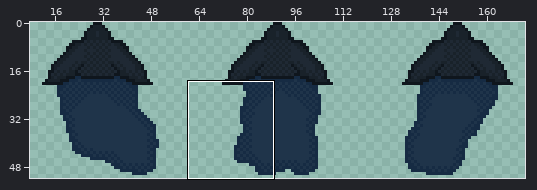
File history of a sprite sheet, Assets/Sprites/PJSombraSubiendo.png. Above: a wide view before the commit, with the close-up outlined.
Close-up. Before the edit:
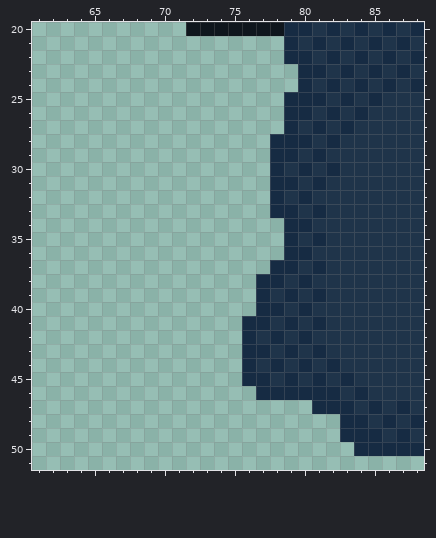
Colours within 5 levels of each other are drawn and written as one. Shown: x 61..88, y 20..51. The old version is drawn lined up with the new one. The wide view leaves out empty margins. The commit also changed other parts of the picture, which this record leaves out.
After the commit:
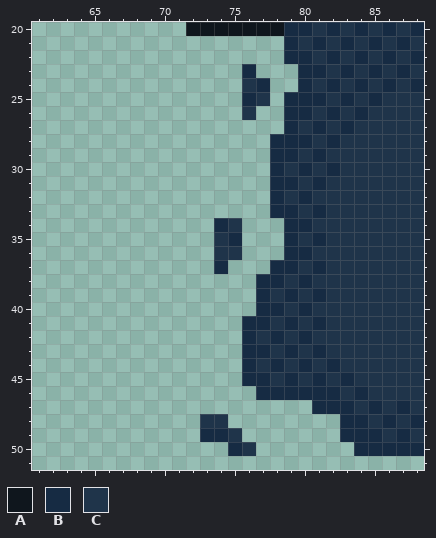
Palette (. is transparent): A #0f161d  B #162b43  C #1f344a
What changed:
{"change": "whole drawing moved by +7,+0 (the old picture is shown already moved)"}
{"change": "file 900x260 -> 180x52 pixels (blocks of 5x5 -> 1x1; one block is one cell here)"}
{"y":23,"x":76,"old":".","new":"B"}
{"y":24,"x":76,"old":"..","new":"CB"}
{"y":25,"x":76,"old":"..","new":"BC"}
{"y":26,"x":76,"old":".","new":"C"}
{"y":34,"x":74,"old":"..","new":"BC"}
{"y":35,"x":74,"old":"..","new":"CB"}
{"y":36,"x":74,"old":"..","new":"CC"}
{"y":37,"x":74,"old":".","new":"B"}
{"y":48,"x":73,"old":"..","new":"CC"}
{"y":49,"x":73,"old":"...","new":"BBC"}
{"y":50,"x":75,"old":"..","new":"BC"}
